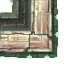
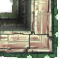
The second 64×64 image is a revision of the first. Changes to its layers:
added layer "Layer 7" above "Group 1 copy" over [left=1, top=1, right=35, bottom=37]
